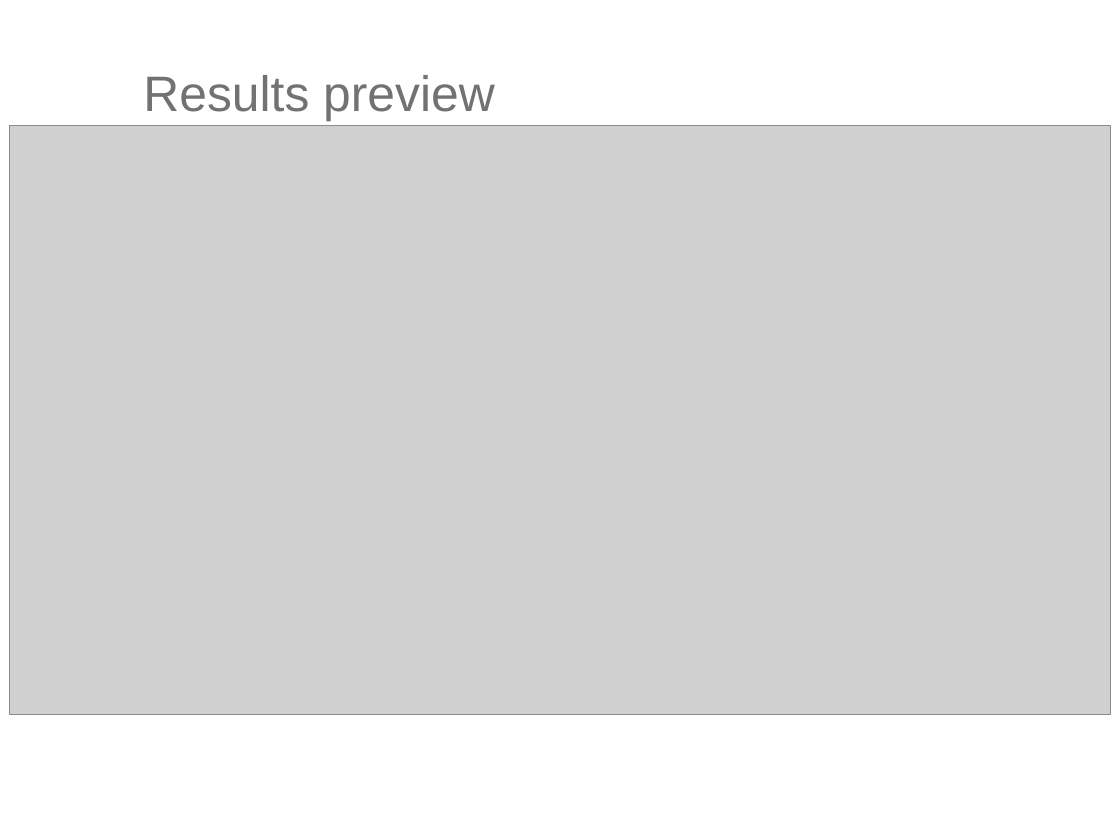
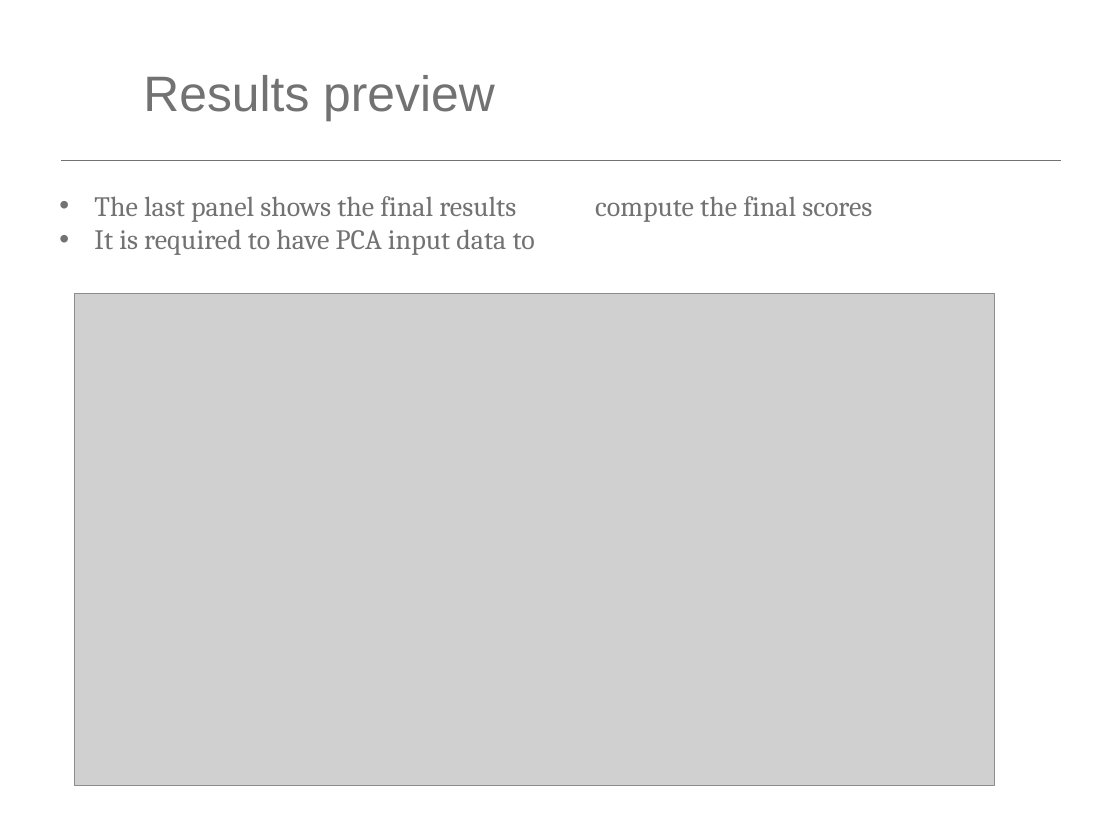
Before and after one commit to bonaventura-p/PBTS-VS, a slide deck: slide 19 of PBTS-VS_tutorial.pptx. Drawn at 1120x840 pixels with LibreOffice and Linux fonts; fonts in the diff are those of the drawing; grey boxes stand for pictures; background and template pictures are left out. Boxes give left, top, right and bottom in pixels: in the first picture for what was removed or moved away, otherwise in the second. Text is boxed around its words. In the diff, an @@ line names an element or a change of style, - is before the commit and + after.

```diff
--- a/PBTS-VS_tutorial.pptx
+++ b/PBTS-VS_tutorial.pptx
@@ rectangle added at [62, 160, 1061, 160], outline #727272 0.5 pt @@
@@ text added at [94, 196, 872, 255], 18 pt, text #727272 @@
+• The last panel shows the final results
+• It is required to have PCA input data to compute the final scores
@@ picture: place and size @@
-picture at [9, 125, 1110, 715]
+picture at [75, 293, 995, 785]
```
Also in this commit, not shown: 12 other slides changed, 2 slides added, 2 slides removed, 22 other files.
